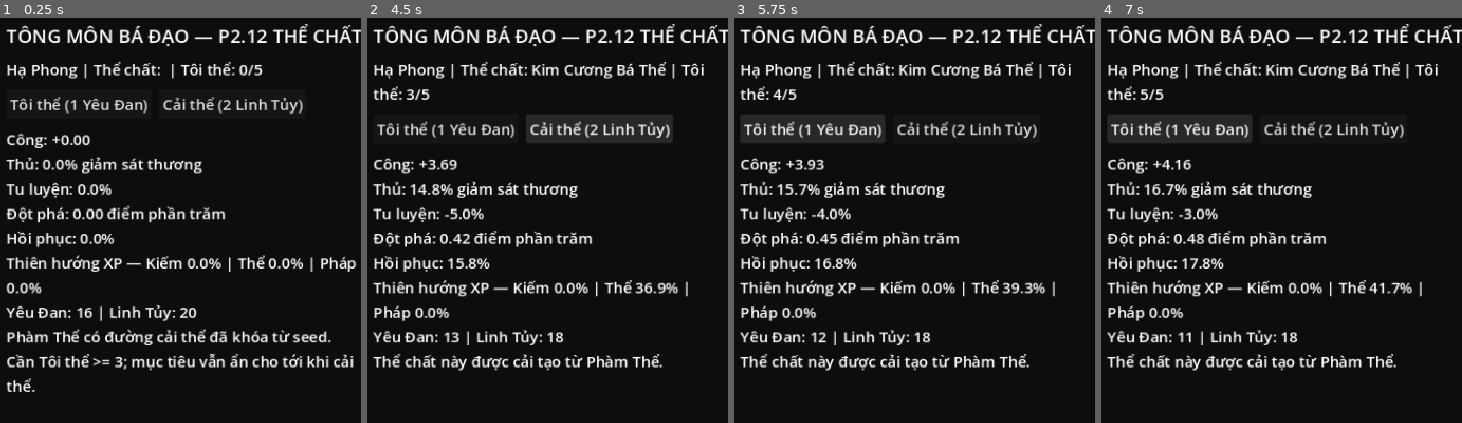
Above: before the commit, frames 1-4 (left to right).
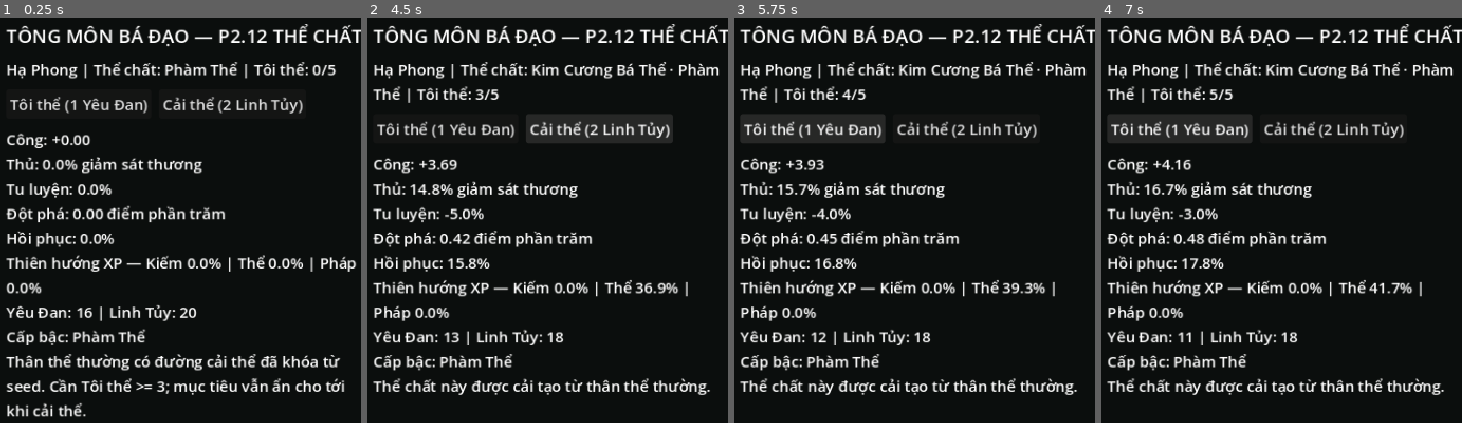
Above: after the commit, the same moments.

Repository: vuanhtuan161094-byte/TongMonBaDao
Game: Godot game, scene res://scenes/p2/p2_12_physique.tscn
The game is run twice, just before and just after one commit, with the same random seed, the same clock (stepped at 60 frames per second) and the same inputs. This scene is started directly instead of the project's main scene.
Inputs:
- Up to frame 1 (0.25 s): no input
- Up to frame 2 (4.5 s): click "Tôi thể (1 Yêu Đan)" at 0.5 s; click "Cải thể (2 Linh Tủy)" at 1.25 s; click "Tôi thể (1 Yêu Đan)" at 2 s; click "Cải thể (2 Linh Tủy)" at 2.75 s; click "Tôi thể (1 Yêu Đan)" at 3.5 s; click "Cải thể (2 Linh Tủy)" at 4.25 s
- Up to frame 3 (5.75 s): click "Tôi thể (1 Yêu Đan)" at 5 s
- Up to frame 4 (7 s): click "Cải thể (2 Linh Tủy)" at 5.75 s; click "Tôi thể (1 Yêu Đan)" at 6.5 s

The runs differ from the first frame. In frame 1, 6.3% of the frame differs, in the area x 1-99%, y 10-99%; in frame 2, 3.9%; in frame 3, 3.9%; in frame 4, 3.9%.

Commit message:
Show P2.12 physique grade in interaction UI

Diff:
--- a/godot/src/presentation/p2_12_physique.gd
+++ b/godot/src/presentation/p2_12_physique.gd
@@ -95,6 +95,7 @@
 
     var profile := physiques.profile_for(state, disciple.id)
     var id := StringName(profile.get("physique_id", "ordinary_body"))
+    var grade := StringName(profile.get("physique_grade", "mortal_body"))
     var stats := physiques.stat_profile(state, disciple)
     var defense_pct := (1.0 - float(stats.get("incoming_damage_multiplier", 1.0))) * 100.0
     var cultivation_pct := (float(stats.get("cultivation_multiplier", 1.0)) - 1.0) * 100.0
@@ -106,16 +107,16 @@
 
     summary_label.text = "%s | Thể chất: %s | Tôi thể: %d/%d" % [
         disciple.display_name,
-        physiques.physique_name(id),
+        physiques.display_physique(state, disciple.id),
         int(profile.get("temper_level", 0)),
         PhysiqueSystem.MAX_TEMPER_LEVEL
     ]
 
-    var transform_text := ""
+    var transform_text := "\nCấp bậc: %s" % physiques.grade_name(grade)
     if id == PhysiqueSystem.PHYSIQUE_ORDINARY:
-        transform_text = "\nPhàm Thể có đường cải thể đã khóa từ seed. Cần Tôi thể >= 3; mục tiêu vẫn ẩn cho tới khi cải thể."
+        transform_text += "\nThân thể thường có đường cải thể đã khóa từ seed. Cần Tôi thể >= 3; mục tiêu vẫn ẩn cho tới khi cải thể."
     elif bool(profile.get("transformed", false)):
-        transform_text = "\nThể chất này được cải tạo từ Phàm Thể."
+        transform_text += "\nThể chất này được cải tạo từ thân thể thường."
 
     detail_label.text = "Công: +%.2f\nThủ: %.1f%% giảm sát thương\nTu luyện: %.1f%%\nĐột phá: %.2f điểm phần trăm\nHồi phục: %.1f%%\nThiên hướng XP — Kiếm %.1f%% | Thể %.1f%% | Pháp %.1f%%\nYêu Đan: %d | Linh Tủy: %d%s" % [
         float(stats.get("attack_bonus", 0.0)),
